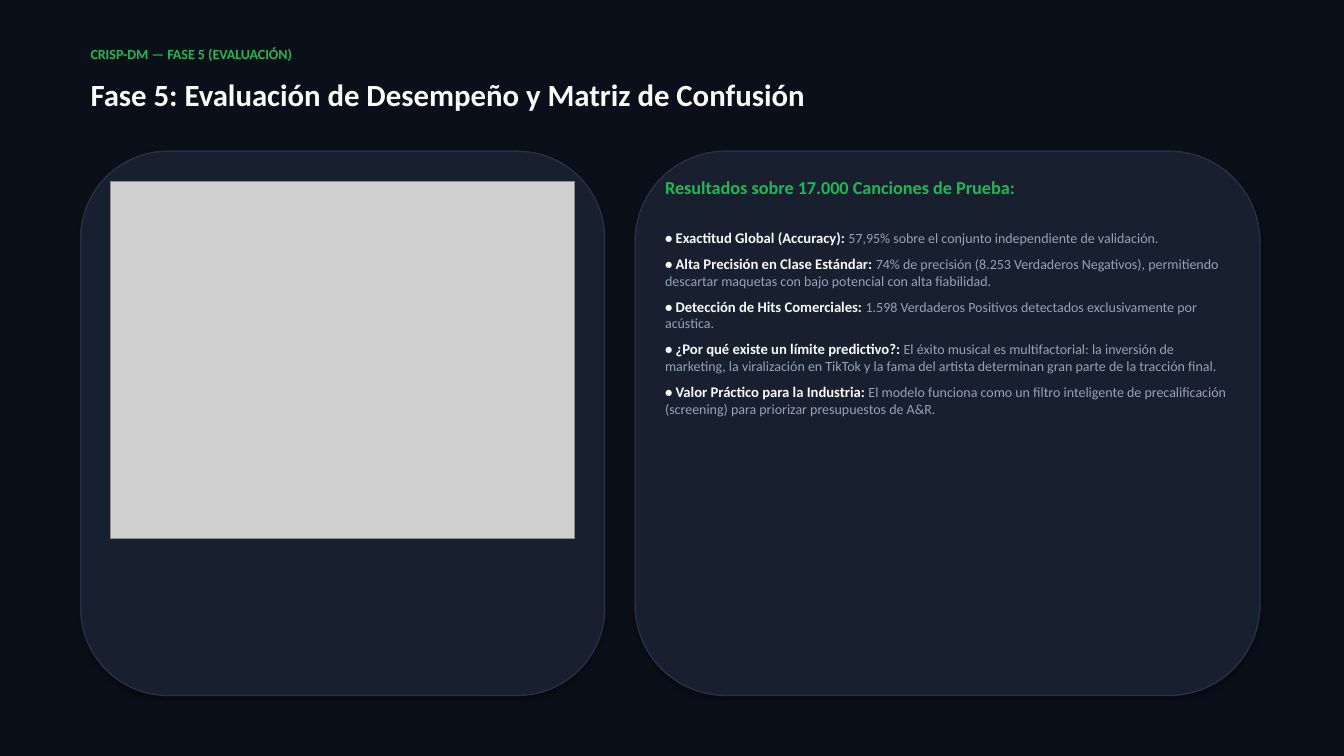
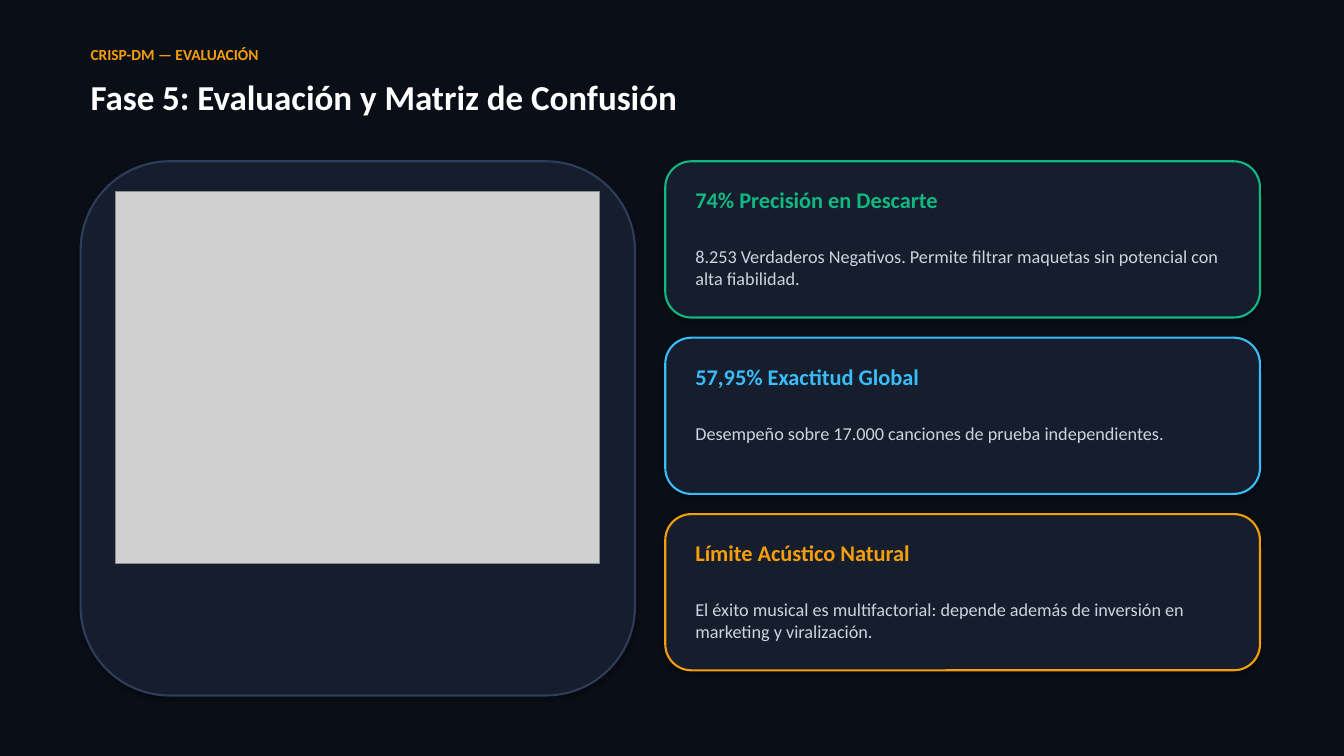
Before and after one commit to mkinaa/MineriaDatos, a slide deck: slide 7 of docs/PRESENTACION_PROYECTO_CRISP_DM.pptx. Drawn at 1344x756 pixels with LibreOffice and Linux fonts; fonts in the diff are those of the drawing; grey boxes stand for pictures. Boxes give left, top, right and bottom in pixels: in the first picture for what was removed or moved away, otherwise in the second. Text is boxed around its words. In the diff, an @@ line names an element or a change of style, - is before the commit and + after.

Commit message:
style: rediseño visual de presentaciones pptx con letras grandes y sintesis ejecutiva

```diff
--- a/docs/PRESENTACION_PROYECTO_CRISP_DM.pptx
+++ b/docs/PRESENTACION_PROYECTO_CRISP_DM.pptx
@@ rectangle at (0, 0, 1344, 756): fill #0B0F19 to #0A0E17 @@
@@ text at (91, 47, 258, 60): text changed; size 10 to 11 pt; text colour #1DB954 to #F59E0B @@
-CRISP-DM — FASE 5 (EVALUACIÓN)
+CRISP-DM — EVALUACIÓN
@@ text at (91, 85, 677, 116): text changed; size 22 to 25 pt; text colour #F8FAFC to #FFFFFF @@
-Fase 5: Evaluación de Desempeño y Matriz de Confusión
+Fase 5: Evaluación y Matriz de Confusión
@@ rounded rectangle: place and size @@
-rounded rectangle at (81, 151, 605, 696)
+rounded rectangle at (81, 161, 635, 696)
@@ rounded rectangle at (81, 161, 635, 696): fill #181F2E to #161E2E; outline #263047 1 pt to #2E3D59 1.5 pt @@
@@ rounded rectangle: place and size @@
-rounded rectangle at (635, 151, 1260, 696)
+rounded rectangle at (665, 161, 1260, 318)
@@ rounded rectangle at (665, 161, 1260, 318): fill #181F2E to #161E2E; outline #263047 1 pt to #10B981 1.5 pt @@
@@ picture: place and size @@
-picture at (111, 181, 575, 538)
+picture at (116, 192, 600, 564)
@@ text at (695, 192, 1218, 285): text changed; size 10 to 13 pt; text colour #94A3B8 to #CBD5E1 @@
-Resultados sobre 17.000 Canciones de Prueba:
-• Exactitud Global (Accuracy): 57,95% sobre el conjunto independiente de validación.
-• Alta Precisión en Clase Estándar: 74% de precisión (8.253 Verdaderos Negativos), permitiendo descartar maquetas con bajo potencial con alta fiabilidad.
-• Detección de Hits Comerciales: 1.598 Verdaderos Positivos detectados exclusivamente por acústica.
-• ¿Por qué existe un límite predictivo?: El éxito musical es multifactorial: la inversión de marketing, la viralización en TikTok y la fama del artista determinan gran parte de la tracción final.
-• Valor Práctico para la Industria: El modelo funciona como un filtro inteligente de precalificación (screening) para priorizar presupuestos de A&R.
+74% Precisión en Descarte
+8.253 Verdaderos Negativos. Permite filtrar maquetas sin potencial con alta fiabilidad.
@@ rounded rectangle added at (665, 338, 1260, 494), fill #161E2E, outline #38BDF8 1.5 pt @@
@@ text added at (695, 369, 1164, 443), 13 pt, text #CBD5E1 @@
+57,95% Exactitud Global
+Desempeño sobre 17.000 canciones de prueba independientes.
@@ rounded rectangle added at (665, 514, 1260, 670), fill #161E2E, outline #F59E0B 1.5 pt @@
@@ text added at (695, 545, 1184, 641), 13 pt, text #CBD5E1 @@
+Límite Acústico Natural
+El éxito musical es multifactorial: depende además de inversión en marketing y viralización.
```
Also in this commit, not shown: 7 other slides changed, 2 other files.
